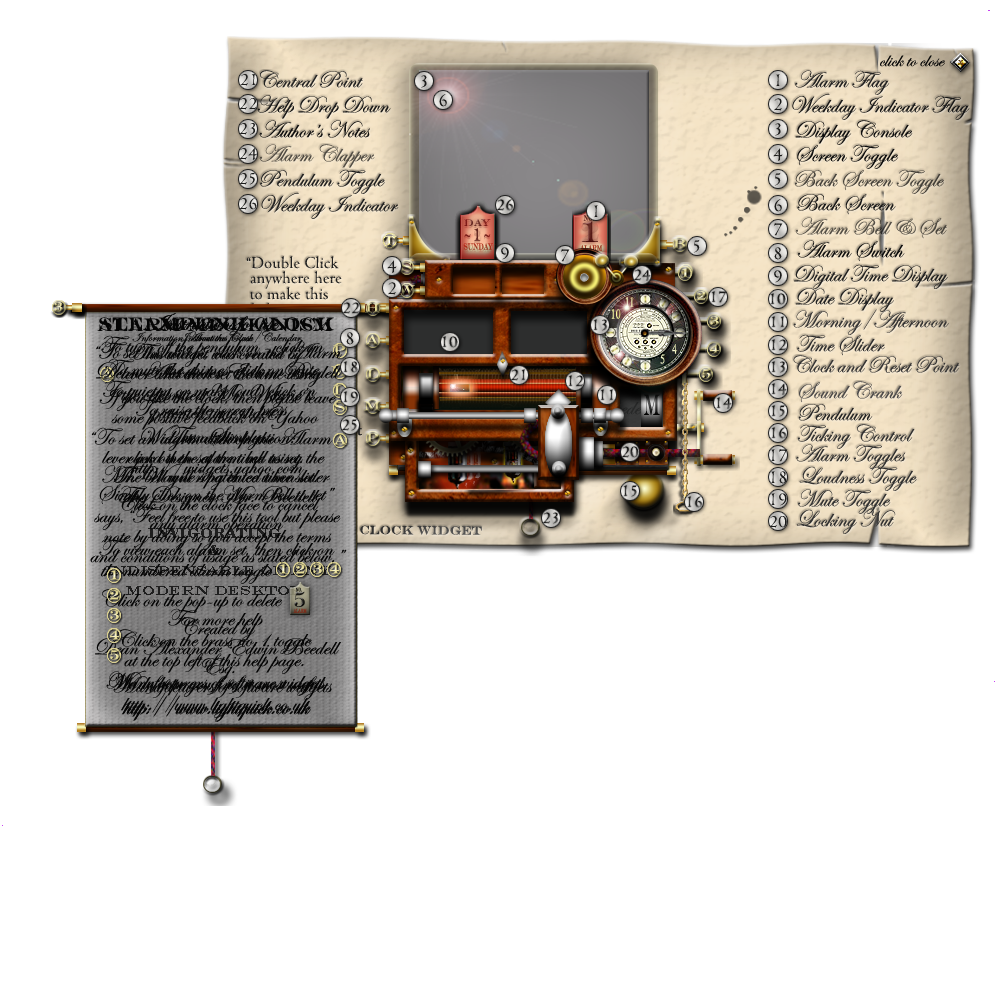
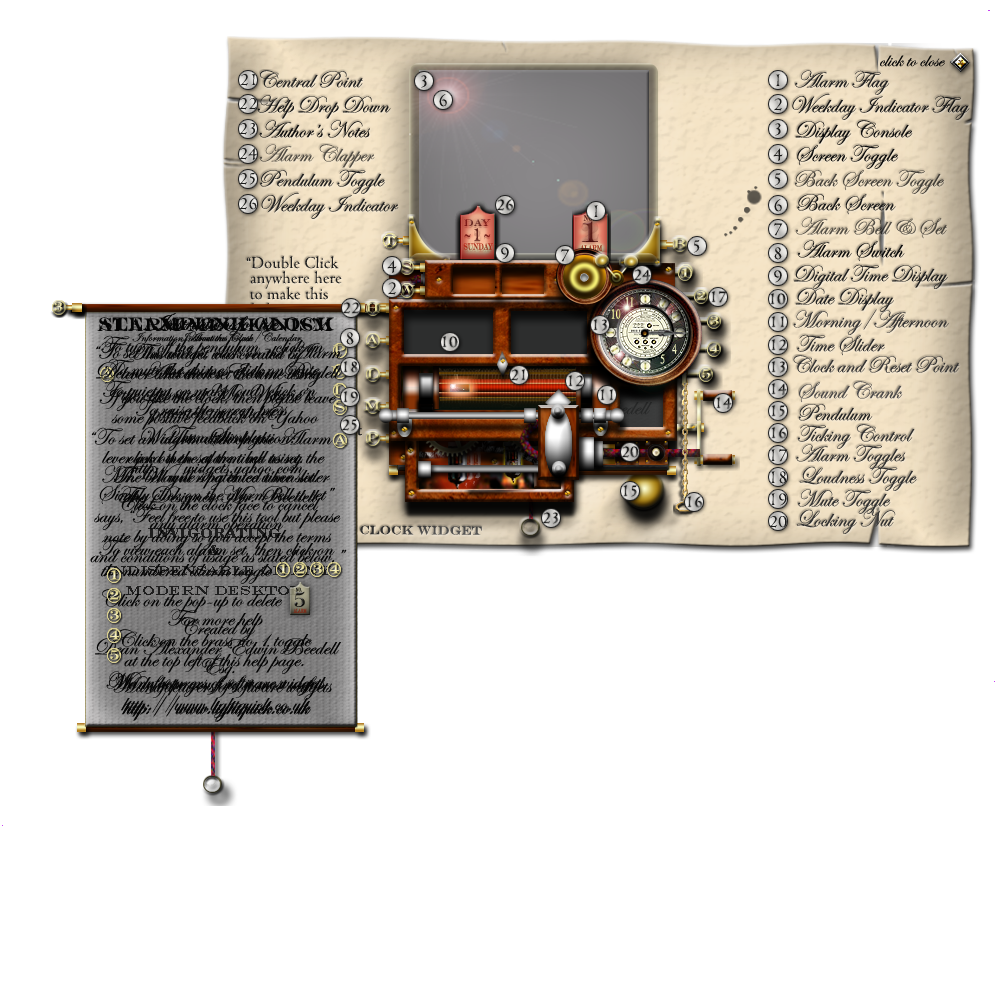
Two versions of the same layered image (w=1000, h=1000). Layer-by-layer changes:
removed layer "meridien" over (x1=641, y1=391, x2=662, y2=427)
